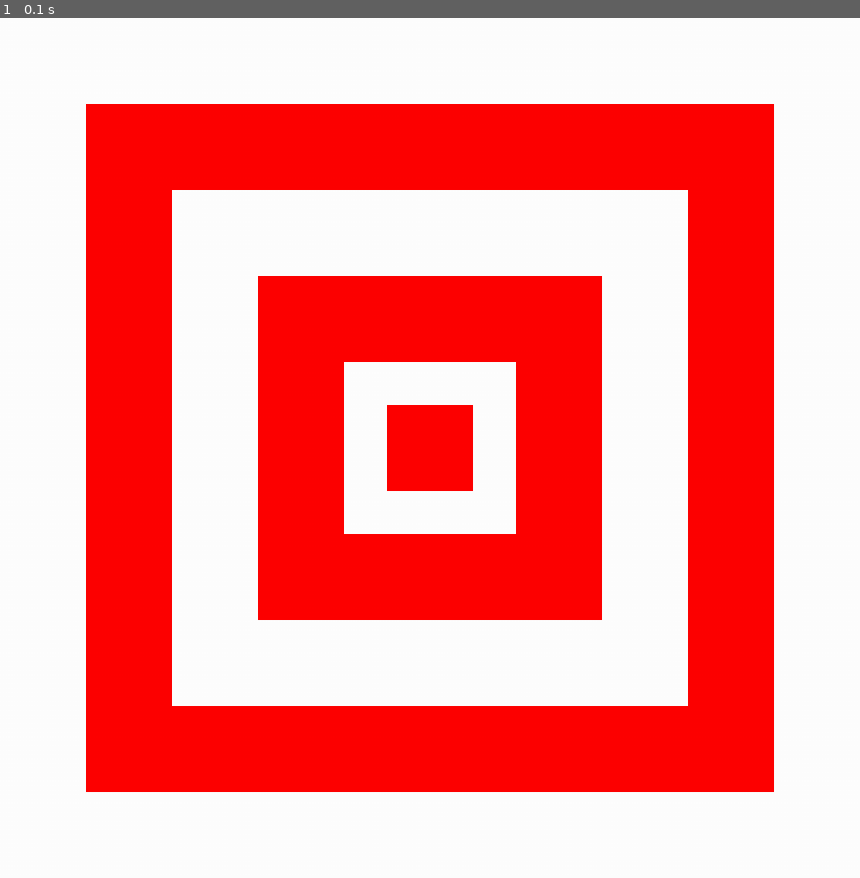
Above: before the commit, frame 1.
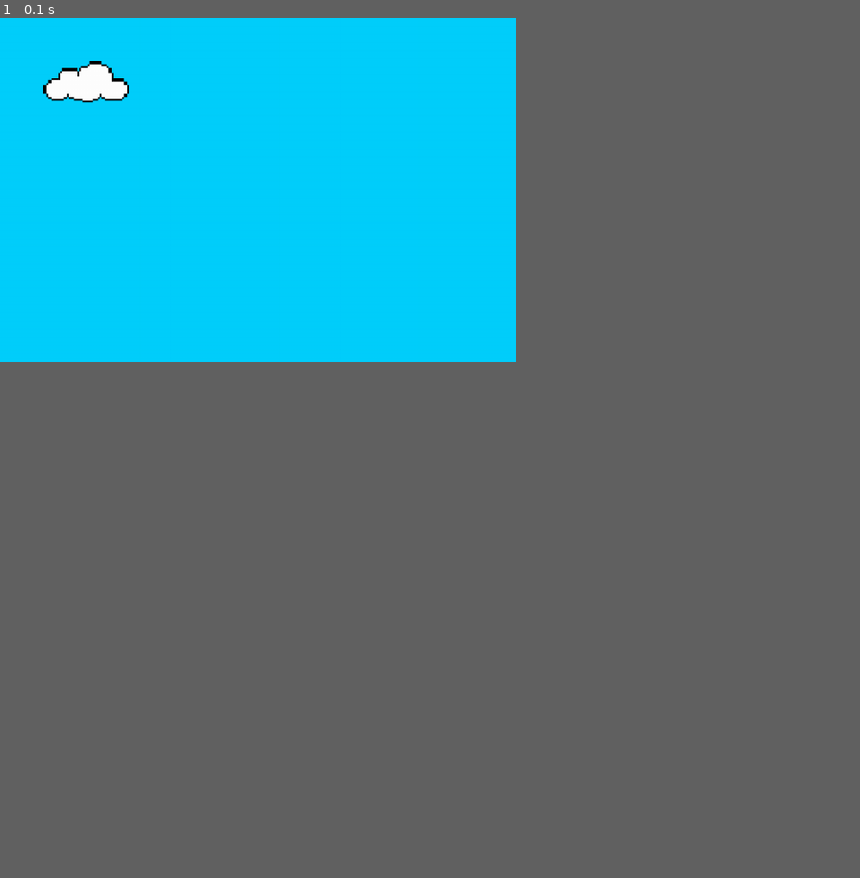
Above: after the commit, the same moment.

Repository: Aquila-Simon/Python-Programs
Game: pygame game, started from Practice_Programs/Pygame_Testing_Box.py
Same seed, same stepped clock (60 frames per second), same inputs: the game is played once before the commit and once after it.
Inputs:
- Up to frame 1 (0.1 s): no input
In our replay, the window is 900x900 before the commit and 540x360 after it. These sizes can differ from the game's own. Grey fills any space a smaller window leaves; there, only what the larger window draws over its background counts as a difference.

The runs differ from the first frame. In frame 1, 55% of the frame differs, in the area x 0-90%, y 0-90%.

Commit message:
Messing around with adding images and pixel art

Diff:
--- a/Practice_Programs/Pygame_Testing_Box.py
+++ b/Practice_Programs/Pygame_Testing_Box.py
@@ -3,24 +3,33 @@
 from pygame.locals import *
 pygame.init()
 
+Windows_Path = "Python-Programs/Practice_Programs/" # Just sets the path to the correct one based on what I was working on
 pygame.display.set_caption("Test Display")
-Window_Size = (1000, 1000)
+pygame.display.set_icon(pygame.image.load(Windows_Path + 'icon.jpg')) #Sets Icon for Window
+Window_Size = (600, 400)
 screen = pygame.display.set_mode(Window_Size,0, 32) #Just creates window
-display = pygame.Surface((500,500)) #Declares a actual surface to draw on
-First_Box = pygame.Rect(50,50,400,400) #Rect(Left coordinate, Top Coordinate, Width, Height)
-Second_Box = pygame.Rect(100,100,300,300)
-Third_Box = pygame.Rect(150,150,200,200)
-Fourth_Box = pygame.Rect(200,200,100,100)
-Fifth_Box = pygame.Rect(225,225,50,50)
+display = pygame.Surface((300,200)) #Declares a actual surface to draw on
+cloud = pygame.image.load(Windows_Path + 'cloud.png') #Loads Image for cloud
+#First_Box = pygame.Rect(50,50,400,400) #Rect(Left coordinate, Top Coordinate, Width, Height)
+#Second_Box = pygame.Rect(100,100,300,300)
+#Third_Box = pygame.Rect(150,150,200,200)
+#Fourth_Box = pygame.Rect(200,200,100,100)
+#Fifth_Box = pygame.Rect(225,225,50,50)
+small_cloud = pygame.transform.scale(cloud, (50,24)) #Scales cloud image down to 50 width and 24 height
+cloud_rect = pygame.Rect(100,100,small_cloud.get_width(),small_cloud.get_height()) #Creates rectangle based on the size of the scaled down cloud image
 
+moving_left = False
+moving_right = False
+player_y_momentum = 0
 
 while True:
-    display.fill((255,255,255)) #Fills surface "display" with the colour value of white
-    pygame.draw.rect(display,(255,0,0),First_Box) #This line of code follows the requirements (Surface to draw on, colour value, the rectangle created above)
-    pygame.draw.rect(display,(255,255,255), Second_Box)
-    pygame.draw.rect(display,(255,0,0), Third_Box)
-    pygame.draw.rect(display,(255,255,255), Fourth_Box)
-    pygame.draw.rect(display,(255,0,0),Fifth_Box)
+    display.fill((3, 207, 252)) #Fills surface "display" with the colour value of white
+    display.blit(small_cloud, (25,25)) #Draws cloud image onto surface "display" at coordinates (25,25)
+    #pygame.draw.rect(display,(255,0,0),First_Box) #This line of code follows the requirements (Surface to draw on, colour value, the rectangle created above)
+    #pygame.draw.rect(display,(255,255,255), Second_Box)
+    #pygame.draw.rect(display,(255,0,0), Third_Box)
+    #pygame.draw.rect(display,(255,255,255), Fourth_Box)
+    #pygame.draw.rect(display,(255,0,0),Fifth_Box)
 
     for event in pygame.event.get(): #Allows for closing window that we generate
         if event.type == QUIT:
Binary file added: Practice_Programs/cloud.png
Binary file added: Practice_Programs/icon.jpg
